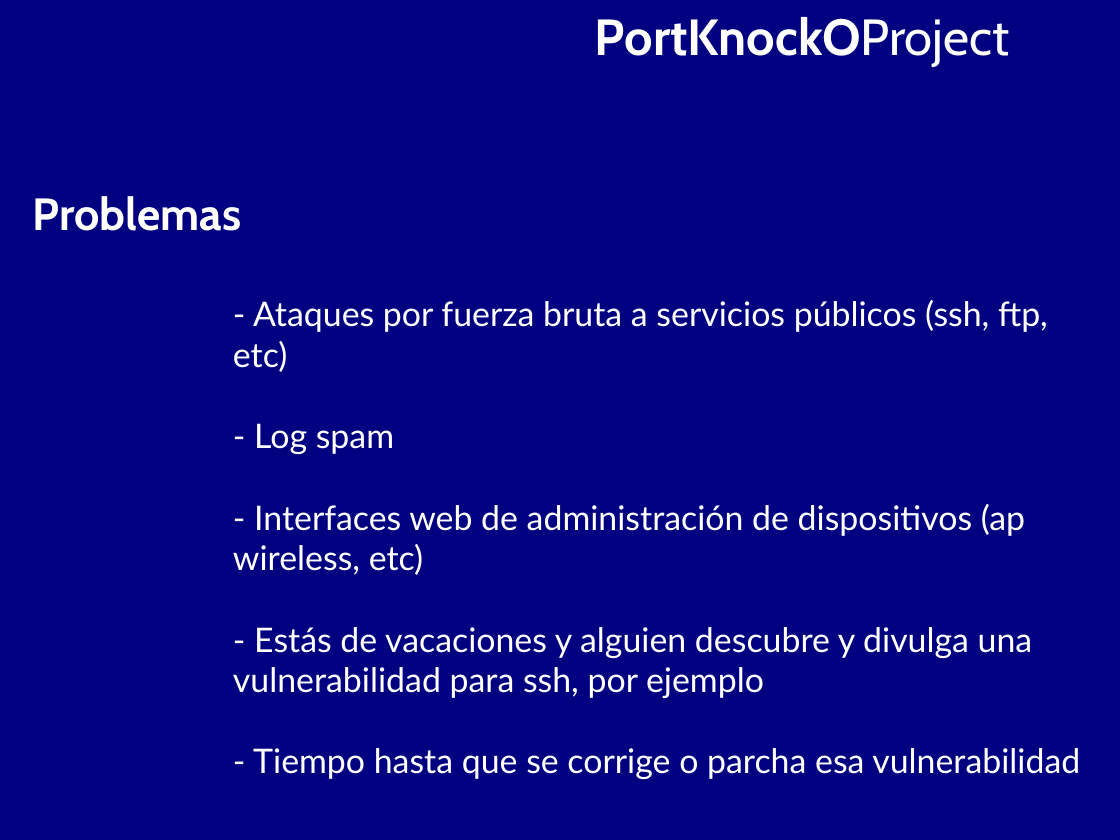
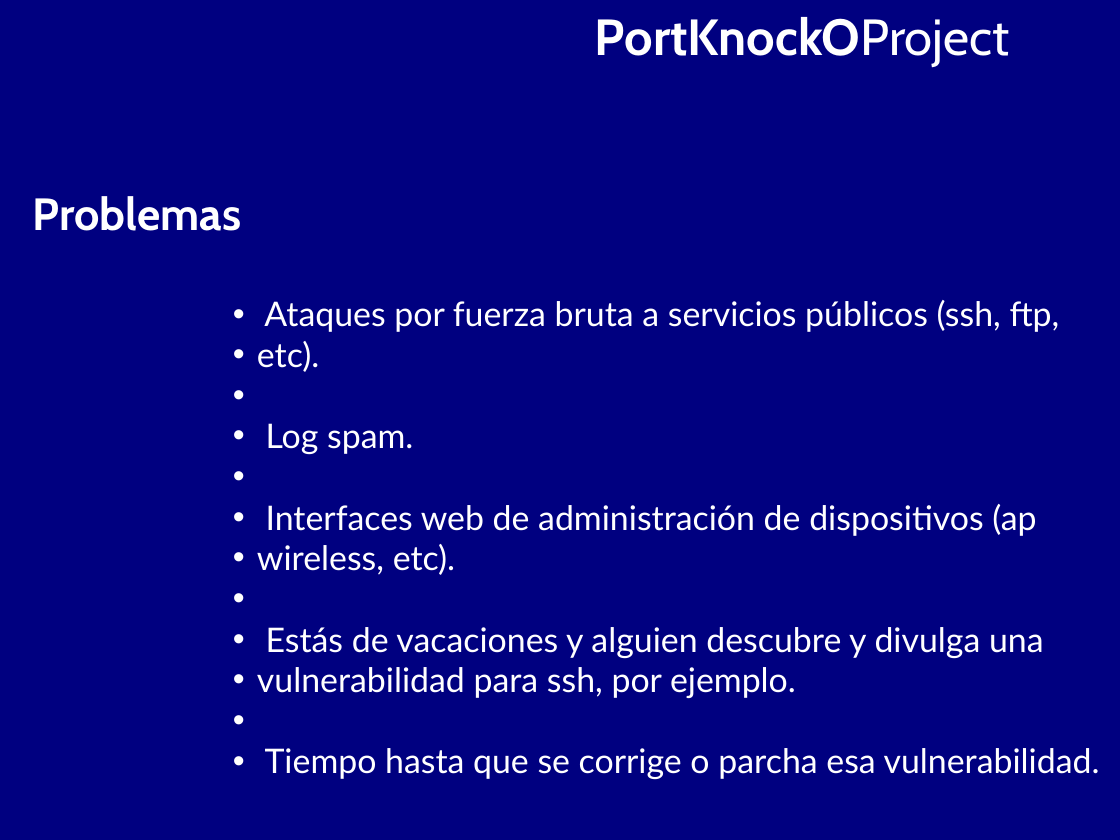
Before and after one commit to BackupTheBerlios/portknocko-svn, a slide deck: slide 2 of trunk/jornadas/jornadas.odp. Drawn at 1120x840 pixels with LibreOffice and Linux fonts; fonts in the diff are those of the drawing. Boxes give left, top, right and bottom in pixels: in the first picture for what was removed or moved away, otherwise in the second. Text is boxed around its words. In the diff, an @@ line names an element or a change of style, - is before the commit and + after.

```diff
--- a/trunk/jornadas/jornadas.odp
+++ b/trunk/jornadas/jornadas.odp
@@ text at (257, 300, 1100, 780): text changed @@
-- Ataques por fuerza bruta a servicios públicos (ssh, ftp,
-etc)
-- Log spam
-- Interfaces web de administración de dispositivos (ap
-wireless, etc)
-- Estás de vacaciones y alguien descubre y divulga una
-vulnerabilidad para ssh, por ejemplo
-- Tiempo hasta que se corrige o parcha esa vulnerabilidad
+• Ataques por fuerza bruta a servicios públicos (ssh, ftp,
+• etc).
+• Log spam.
+• Interfaces web de administración de dispositivos (ap
+• wireless, etc).
+• Estás de vacaciones y alguien descubre y divulga una
+• vulnerabilidad para ssh, por ejemplo.
+• Tiempo hasta que se corrige o parcha esa vulnerabilidad.
```
Also in this commit, not shown: 5 other slides changed.
